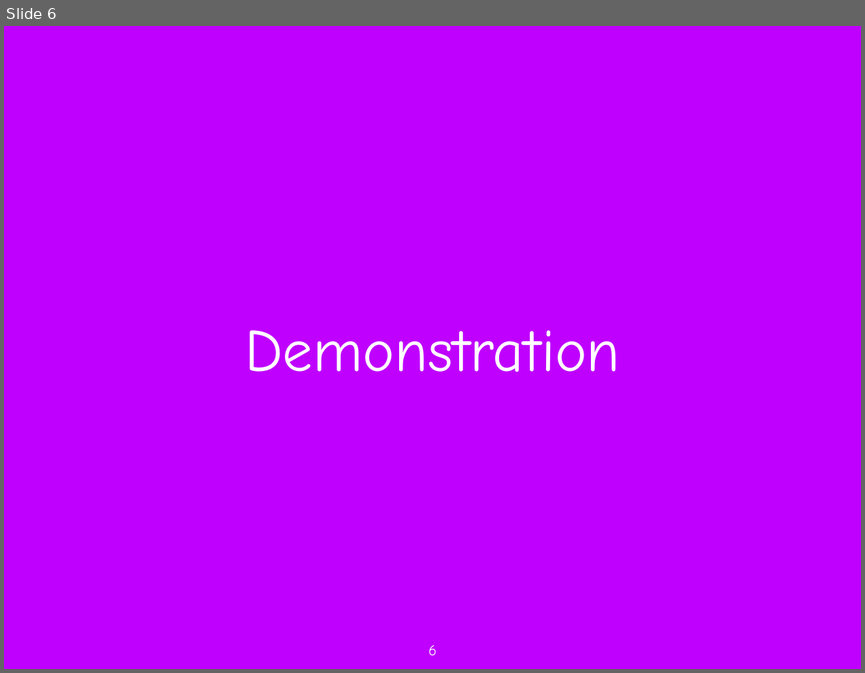
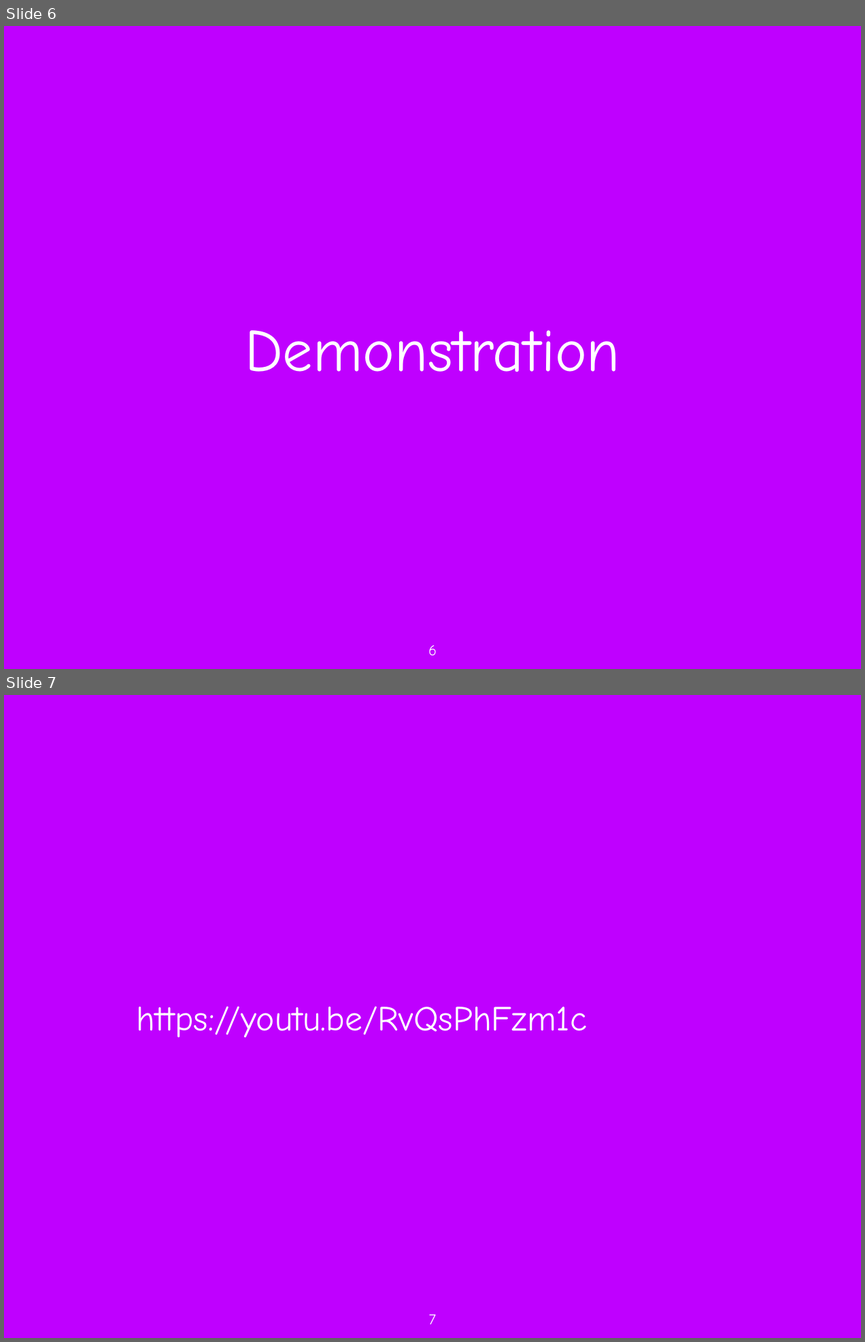
Before and after one commit to Ensemble3866/OOAD_IoT_assignment, a slide deck: doc/midterm_review.pptx. Shown one above the other, each under a label of ours: slide 6 before the commit, slides 6 and 7 after it. The pictures are 865x673 and 865x1342 pixels, drawn with LibreOffice and Linux fonts; fonts in the diff are those of the drawing; background and template pictures are left out. Boxes give left, top, right and bottom in pixels: in the first picture for what was removed or moved away, otherwise in the second. Text is boxed around its words. In the diff, an @@ line names an element or a change of style, - is before the commit and + after.

```diff
--- a/doc/midterm_review.pptx
+++ b/doc/midterm_review.pptx
@@ slide 7 added at [4, 695, 861, 1338], background picture (left out) @@
@@ text added at [136, 1006, 587, 1038], 42 pt, text #FFFFFF @@
+https://youtu.be/RvQsPhFzm1c
@@ page number added at [429, 1314, 436, 1324], 18 pt, text #FFFFFF @@
+7
```
Also in this commit, not shown: 15 slides changed, 11 other slides added, 2 other files.
